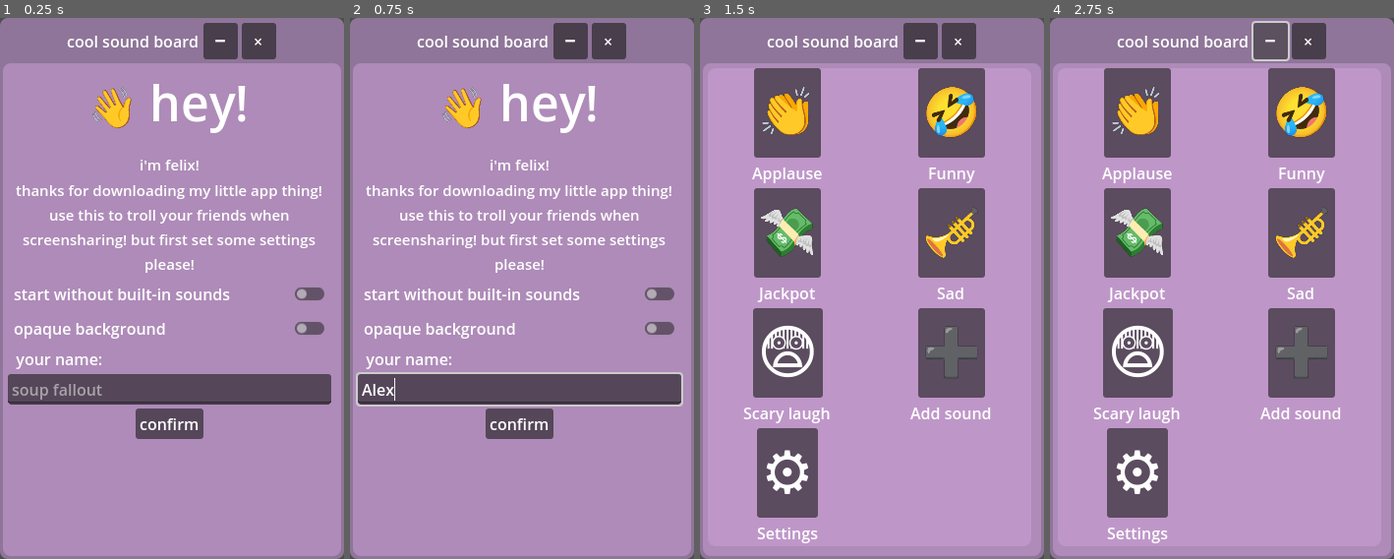
Above: before the commit, frames 1-4 (left to right).
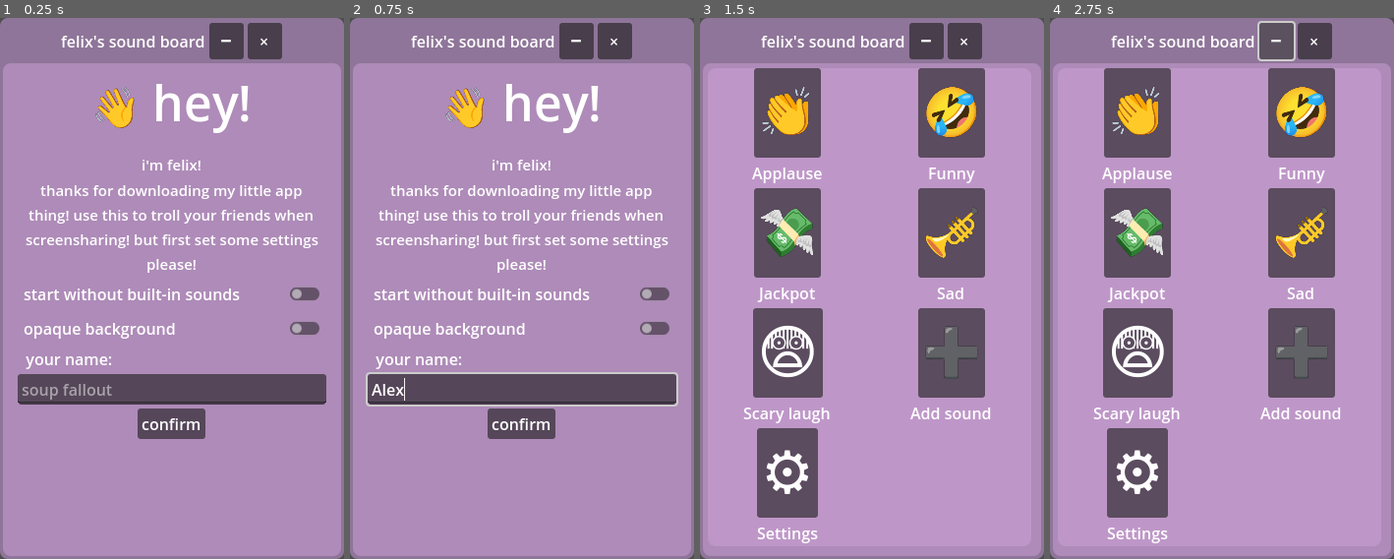
Above: after the commit, the same moments.

Repository: felix-myrie/desktop-soundboard
Game: Godot game, scene res://scenes/main.tscn
The game is run twice, just before and just after one commit, with the same random seed, the same clock (stepped at 60 frames per second) and the same inputs. Before the commit the project starts from res://main.tscn.
Inputs (mouse positions are in pixels of both pictures, inside the frame that each line leads up to):
- Up to frame 1 (0.25 s): no input
- Up to frame 2 (0.75 s): click (518, 391) at 0.52 s; type "Alex" at 0.6 s
- Up to frame 3 (1.5 s): click "confirm" at 1.25 s
- Up to frame 4 (2.75 s): click "🗕" at 2 s

The runs differ from the first frame. In frame 1, 7.6% of the frame differs, in the area x 2-97%, y 0-78%; in frame 2, 7.6%, in the area x 1-97%, y 0-78%; in frame 3, 1.0%; in frame 4, 1.0%.

Commit message:
added icon and completed project

Diff:
--- a/icon.svg
+++ /dev/null
@@ -1 +0,0 @@
-<svg xmlns="http://www.w3.org/2000/svg" width="128" height="128"><rect width="124" height="124" x="2" y="2" fill="#363d52" stroke="#212532" stroke-width="4" rx="14"/><g fill="#fff" transform="translate(12.322 12.322)scale(.101)"><path d="M105 673v33q407 354 814 0v-33z"/><path fill="#478cbf" d="m105 673 152 14q12 1 15 14l4 67 132 10 8-61q2-11 15-15h162q13 4 15 15l8 61 132-10 4-67q3-13 15-14l152-14V427q30-39 56-81-35-59-83-108-43 20-82 47-40-37-88-64 7-51 8-102-59-28-123-42-26 43-46 89-49-7-98 0-20-46-46-89-64 14-123 42 1 51 8 102-48 27-88 64-39-27-82-47-48 49-83 108 26 42 56 81zm0 33v39c0 276 813 276 814 0v-39l-134 12-5 69q-2 10-14 13l-162 11q-12 0-16-11l-10-65H446l-10 65q-4 11-16 11l-162-11q-12-3-14-13l-5-69z"/><path d="M483 600c0 34 58 34 58 0v-86c0-34-58-34-58 0z"/><circle cx="725" cy="526" r="90"/><circle cx="299" cy="526" r="90"/></g><g fill="#414042" transform="translate(12.322 12.322)scale(.101)"><circle cx="307" cy="532" r="60"/><circle cx="717" cy="532" r="60"/></g></svg>
--- a/project.godot
+++ b/project.godot
@@ -11,10 +11,10 @@
 [application]
 
 config/name="Desktop Soundboard"
-run/main_scene="res://main.tscn"
+run/main_scene="res://scenes/main.tscn"
 config/features=PackedStringArray("4.3", "GL Compatibility")
 run/low_processor_mode=true
-config/icon="res://icon.svg"
+config/icon="res://icon.png"
 
 [display]
 
--- a/scenes/interface/scroller.tscn
+++ b/scenes/interface/scroller.tscn
@@ -1,7 +1,7 @@
 [gd_scene load_steps=3 format=3 uid="uid://dawvvjluljh8h"]
 
-[ext_resource type="Script" path="res://drag_control.gd" id="1_o1qud"]
-[ext_resource type="Theme" uid="uid://bybobnlx5kgbl" path="res://theme.tres" id="2_8sula"]
+[ext_resource type="Script" path="res://scripts/drag_control.gd" id="1_o1qud"]
+[ext_resource type="Theme" uid="uid://bybobnlx5kgbl" path="res://styles/theme.tres" id="2_8sula"]
 
 [node name="HBoxContainer" type="HBoxContainer"]
 custom_minimum_size = Vector2(0, 10)
@@ -11,7 +11,7 @@
 [node name="Label" type="Label" parent="."]
 layout_mode = 2
 theme = ExtResource("2_8sula")
-text = "cool sound board"
+text = "felix's sound board"
 
 [node name="Button" type="Button" parent="."]
 custom_minimum_size = Vector2(35, 0)
--- a/main.tscn
+++ b/scenes/main.tscn
@@ -1,44 +1,44 @@
 [gd_scene load_steps=19 format=3 uid="uid://gnhroxve1obr"]
 
-[ext_resource type="Script" path="res://main.gd" id="1_4pufq"]
-[ext_resource type="Script" path="res://scripts/classes/sound_effect.gd" id="2_l1pd6"]
-[ext_resource type="Theme" uid="uid://bybobnlx5kgbl" path="res://theme.tres" id="2_tk1tv"]
-[ext_resource type="StyleBox" uid="uid://bxfatexmf6nfx" path="res://styles/background_box.tres" id="3_sen2b"]
-[ext_resource type="PackedScene" uid="uid://dawvvjluljh8h" path="res://scenes/interface/scroller.tscn" id="4_finpa"]
-[ext_resource type="PackedScene" uid="uid://cle70hrepbki5" path="res://scenes/interface/sound_display.tscn" id="5_ar08i"]
-[ext_resource type="Script" path="res://scripts/config_controller.tres.gd" id="6_8tv2u"]
-[ext_resource type="PackedScene" uid="uid://cvcc21p0bq312" path="res://scenes/interface/add_sound_display.tscn" id="7_yosci"]
-[ext_resource type="PackedScene" uid="uid://dloyrnl7hpgsh" path="res://scenes/interface/reset_box.tscn" id="8_37nu7"]
-[ext_resource type="Script" path="res://scripts/confirm_sound_deletion.gd" id="8_rb1df"]
-[ext_resource type="FontFile" uid="uid://dpv8qrph2ijc6" path="res://Rubik-Medium.ttf" id="9_asuf0"]
-[ext_resource type="Script" path="res://scripts/sound_adder_popup.gd" id="11_wm0sm"]
+[ext_resource type="Script" path="res://scripts/main.gd" id="1_l357u"]
+[ext_resource type="Script" path="res://scripts/classes/sound_effect.gd" id="2_jmvfe"]
+[ext_resource type="Theme" uid="uid://bybobnlx5kgbl" path="res://styles/theme.tres" id="3_y7qpt"]
+[ext_resource type="StyleBox" uid="uid://bxfatexmf6nfx" path="res://styles/background_box.tres" id="4_006ox"]
+[ext_resource type="PackedScene" uid="uid://dawvvjluljh8h" path="res://scenes/interface/scroller.tscn" id="5_guchc"]
+[ext_resource type="PackedScene" uid="uid://cle70hrepbki5" path="res://scenes/interface/sound_display.tscn" id="6_if64j"]
+[ext_resource type="PackedScene" uid="uid://cvcc21p0bq312" path="res://scenes/interface/add_sound_display.tscn" id="7_nc5tm"]
+[ext_resource type="PackedScene" uid="uid://dloyrnl7hpgsh" path="res://scenes/interface/reset_box.tscn" id="8_3s2jl"]
+[ext_resource type="Script" path="res://scripts/config_controller.tres.gd" id="9_8sv8u"]
+[ext_resource type="Script" path="res://scripts/confirm_sound_deletion.gd" id="10_rt16q"]
+[ext_resource type="FontFile" uid="uid://dpv8qrph2ijc6" path="res://styles/Rubik-Medium.ttf" id="11_4bbdo"]
+[ext_resource type="Script" path="res://scripts/sound_adder_popup.gd" id="12_0je1s"]
 
 [sub_resource type="Resource" id="Resource_n2p8i"]
-script = ExtResource("2_l1pd6")
+script = ExtResource("2_jmvfe")
 display_name = "Applause"
 path_to_sound = "res://sounds/applause.mp3"
 emoji = "👏"
 
 [sub_resource type="Resource" id="Resource_kgdsj"]
-script = ExtResource("2_l1pd6")
+script = ExtResource("2_jmvfe")
 display_name = "Funny"
 path_to_sound = "res://sounds/funnylaugh.mp3"
 emoji = "🤣"
 
 [sub_resource type="Resource" id="Resource_cald7"]
-script = ExtResource("2_l1pd6")
+script = ExtResource("2_jmvfe")
 display_name = "Jackpot"
 path_to_sound = "res://sounds/jackpot.mp3"
 emoji = "💸"
 
 [sub_resource type="Resource" id="Resource_vuouc"]
-script = ExtResource("2_l1pd6")
+script = ExtResource("2_jmvfe")
 display_name = "Sad"
 path_to_sound = "res://sounds/sadtrombone.mp3"
 emoji = "🎺"
 
 [sub_resource type="Resource" id="Resource_iyib3"]
-script = ExtResource("2_l1pd6")
+script = ExtResource("2_jmvfe")
 display_name = "Scary laugh"
 path_to_sound = "res://sounds/scarylaugh.mp3"
 emoji = "😨"
@@ -53,7 +53,7 @@
 anchor_bottom = 1.0
 grow_horizontal = 2
 grow_vertical = 2
-script = ExtResource("1_4pufq")
+script = ExtResource("1_l357u")
 main_scene = NodePath("Panel/Container/VBoxContainer/PanelContainer/Main")
 settings_scene = NodePath("Panel/Container/VBoxContainer/PanelContainer/SettingsPopulater/VBoxContainer")
 opaque_background = NodePath("Panel/OpaqueBG")
@@ -75,8 +75,8 @@
 anchor_bottom = 1.0
 grow_horizontal = 2
 grow_vertical = 2
-theme = ExtResource("2_tk1tv")
-theme_override_styles/panel = ExtResource("3_sen2b")
+theme = ExtResource("3_y7qpt")
+theme_override_styles/panel = ExtResource("4_006ox")
 
 [node name="OpaqueBG" type="ColorRect" parent="Panel"]
 visible = false
@@ -103,13 +103,13 @@
 [node name="VBoxContainer" type="VBoxContainer" parent="Panel/Container"]
 layout_mode = 2
 
-[node name="HBoxContainer" parent="Panel/Container/VBoxContainer" instance=ExtResource("4_finpa")]
+[node name="HBoxContainer" parent="Panel/Container/VBoxContainer" instance=ExtResource("5_guchc")]
 layout_mode = 2
 
 [node name="PanelContainer" type="PanelContainer" parent="Panel/Container/VBoxContainer"]
 layout_mode = 2
 size_flags_vertical = 3
-theme = ExtResource("2_tk1tv")
+theme = ExtResource("3_y7qpt")
 
 [node name="Main" type="MarginContainer" parent="Panel/Container/VBoxContainer/PanelContainer"]
 visible = false
@@ -128,60 +128,60 @@
 size_flags_horizontal = 3
 columns = 2
 
-[node name="VBoxContainer" parent="Panel/Container/VBoxContainer/PanelContainer/Main/VScrollBar/VBoxContainer" instance=ExtResource("5_ar08i")]
-layout_mode = 2
-
-[node name="VBoxContainer2" parent="Panel/Container/VBoxContainer/PanelContainer/Main/VScrollBar/VBoxContainer" instance=ExtResource("5_ar08i")]
-layout_mode = 2
-
-[node name="VBoxContainer3" parent="Panel/Container/VBoxContainer/PanelContainer/Main/VScrollBar/VBoxContainer" instance=ExtResource("5_ar08i")]
-layout_mode = 2
-
-[node name="VBoxContainer4" parent="Panel/Container/VBoxContainer/PanelContainer/Main/VScrollBar/VBoxContainer" instance=ExtResource("5_ar08i")]
-layout_mode = 2
-
-[node name="VBoxContainer5" parent="Panel/Container/VBoxContainer/PanelContainer/Main/VScrollBar/VBoxContainer" instance=ExtResource("5_ar08i")]
-layout_mode = 2
-
-[node name="VBoxContainer6" parent="Panel/Container/VBoxContainer/PanelContainer/Main/VScrollBar/VBoxContainer" instance=ExtResource("5_ar08i")]
-layout_mode = 2
-
-[node name="VBoxContainer7" parent="Panel/Container/VBoxContainer/PanelContainer/Main/VScrollBar/VBoxContainer" instance=ExtResource("5_ar08i")]
-layout_mode = 2
-
-[node name="VBoxContainer8" parent="Panel/Container/VBoxContainer/PanelContainer/Main/VScrollBar/VBoxContainer" instance=ExtResource("5_ar08i")]
-layout_mode = 2
-
-[node name="VBoxContainer9" parent="Panel/Container/VBoxContainer/PanelContainer/Main/VScrollBar/VBoxContainer" instance=ExtResource("5_ar08i")]
-layout_mode = 2
-
-[node name="VBoxContainer10" parent="Panel/Container/VBoxContainer/PanelContainer/Main/VScrollBar/VBoxContainer" instance=ExtResource("5_ar08i")]
-layout_mode = 2
-
-[node name="VBoxContainer11" parent="Panel/Container/VBoxContainer/PanelContainer/Main/VScrollBar/VBoxContainer" instance=ExtResource("5_ar08i")]
-layout_mode = 2
-
-[node name="VBoxContainer12" parent="Panel/Container/VBoxContainer/PanelContainer/Main/VScrollBar/VBoxContainer" instance=ExtResource("5_ar08i")]
-layout_mode = 2
-
-[node name="SoundAdder" parent="Panel/Container/VBoxContainer/PanelContainer/Main/VScrollBar/VBoxContainer" instance=ExtResource("7_yosci")]
-layout_mode = 2
-
-[node name="Settings" parent="Panel/Container/VBoxContainer/PanelContainer/Main/VScrollBar/VBoxContainer" instance=ExtResource("8_37nu7")]
+[node name="VBoxContainer" parent="Panel/Container/VBoxContainer/PanelContainer/Main/VScrollBar/VBoxContainer" instance=ExtResource("6_if64j")]
+layout_mode = 2
+
+[node name="VBoxContainer2" parent="Panel/Container/VBoxContainer/PanelContainer/Main/VScrollBar/VBoxContainer" instance=ExtResource("6_if64j")]
+layout_mode = 2
+
+[node name="VBoxContainer3" parent="Panel/Container/VBoxContainer/PanelContainer/Main/VScrollBar/VBoxContainer" instance=ExtResource("6_if64j")]
+layout_mode = 2
+
+[node name="VBoxContainer4" parent="Panel/Container/VBoxContainer/PanelContainer/Main/VScrollBar/VBoxContainer" instance=ExtResource("6_if64j")]
+layout_mode = 2
+
+[node name="VBoxContainer5" parent="Panel/Container/VBoxContainer/PanelContainer/Main/VScrollBar/VBoxContainer" instance=ExtResource("6_if64j")]
+layout_mode = 2
+
+[node name="VBoxContainer6" parent="Panel/Container/VBoxContainer/PanelContainer/Main/VScrollBar/VBoxContainer" instance=ExtResource("6_if64j")]
+layout_mode = 2
+
+[node name="VBoxContainer7" parent="Panel/Container/VBoxContainer/PanelContainer/Main/VScrollBar/VBoxContainer" instance=ExtResource("6_if64j")]
+layout_mode = 2
+
+[node name="VBoxContainer8" parent="Panel/Container/VBoxContainer/PanelContainer/Main/VScrollBar/VBoxContainer" instance=ExtResource("6_if64j")]
+layout_mode = 2
+
+[node name="VBoxContainer9" parent="Panel/Container/VBoxContainer/PanelContainer/Main/VScrollBar/VBoxContainer" instance=ExtResource("6_if64j")]
+layout_mode = 2
+
+[node name="VBoxContainer10" parent="Panel/Container/VBoxContainer/PanelContainer/Main/VScrollBar/VBoxContainer" instance=ExtResource("6_if64j")]
+layout_mode = 2
+
+[node name="VBoxContainer11" parent="Panel/Container/VBoxContainer/PanelContainer/Main/VScrollBar/VBoxContainer" instance=ExtResource("6_if64j")]
+layout_mode = 2
+
+[node name="VBoxContainer12" parent="Panel/Container/VBoxContainer/PanelContainer/Main/VScrollBar/VBoxContainer" instance=ExtResource("6_if64j")]
+layout_mode = 2
+
+[node name="SoundAdder" parent="Panel/Container/VBoxContainer/PanelContainer/Main/VScrollBar/VBoxContainer" instance=ExtResource("7_nc5tm")]
+layout_mode = 2
+
+[node name="Settings" parent="Panel/Container/VBoxContainer/PanelContainer/Main/VScrollBar/VBoxContainer" instance=ExtResource("8_3s2jl")]
 layout_mode = 2
 
 [node name="SettingsPopulater" type="MarginContainer" parent="Panel/Container/VBoxContainer/PanelContainer"]
 layout_mode = 2
-theme_override_constants/margin_left = 5
+theme_override_constants/margin_left = 15
 theme_override_constants/margin_top = 5
-theme_override_constants/margin_right = 10
+theme_override_constants/margin_right = 15
 theme_override_constants/margin_bottom = 10
 
 [node name="VBoxContainer" type="VBoxContainer" parent="Panel/Container/VBoxContainer/PanelContainer/SettingsPopulater" node_paths=PackedStringArray("completed_button")]
 layout_mode = 2
 size_flags_horizontal = 3
 size_flags_vertical = 3
-script = ExtResource("6_8tv2u")
+script = ExtResource("9_8sv8u")
 completed_button = NodePath("Button")
 
 [node name="Label" type="Label" parent="Panel/Container/VBoxContainer/PanelContainer/SettingsPopulater/VBoxContainer"]
@@ -280,7 +280,7 @@
 [node name="Label" type="Label" parent="Panel/Container/SoundDeleter/MarginContainer/VBoxContainer"]
 custom_minimum_size = Vector2(10, 10)
 layout_mode = 2
-theme_override_fonts/font = ExtResource("9_asuf0")
+theme_override_fonts/font = ExtResource("11_4bbdo")
 text = "Are you sure you want to delete {sound name}?"
 horizontal_alignment = 1
 autowrap_mode = 3
@@ -327,7 +327,7 @@
 [node name="Label" type="Label" parent="Panel/Container/SoundAdderPopup/MarginContainer/VBoxContainer"]
 custom_minimum_size = Vector2(10, 10)
 layout_mode = 2
-theme_override_fonts/font = ExtResource("9_asuf0")
+theme_override_fonts/font = ExtResource("11_4bbdo")
 text = "Pick a new sound file to add"
 horizontal_alignment = 1
 autowrap_mode = 3
--- a/theme.tres
+++ b/styles/theme.tres
@@ -1,6 +1,6 @@
 [gd_resource type="Theme" load_steps=4 format=3 uid="uid://bybobnlx5kgbl"]
 
-[ext_resource type="FontFile" uid="uid://dpv8qrph2ijc6" path="res://Rubik-Medium.ttf" id="1_qthw3"]
+[ext_resource type="FontFile" uid="uid://dpv8qrph2ijc6" path="res://styles/Rubik-Medium.ttf" id="1_qthw3"]
 
 [sub_resource type="StyleBoxFlat" id="StyleBoxFlat_m2gly"]
 bg_color = Color(0.815686, 0.639216, 0.854902, 0.478431)
Binary file added: icon.png
Not shown, changed: icon.png.import
Renamed: example_sound_effect.tres -> scenes/example_sound_effect.tres
Not shown: 3 places in scenes/main.tscn that only renumber resources
Renamed: wave.gd -> scripts/classes/wave.gd
Renamed: drag_control.gd -> scripts/drag_control.gd
Renamed: main.gd -> scripts/main.gd
Renamed: Rubik-Medium.ttf -> styles/Rubik-Medium.ttf
Not shown, changed: styles/Rubik-Medium.ttf.import
